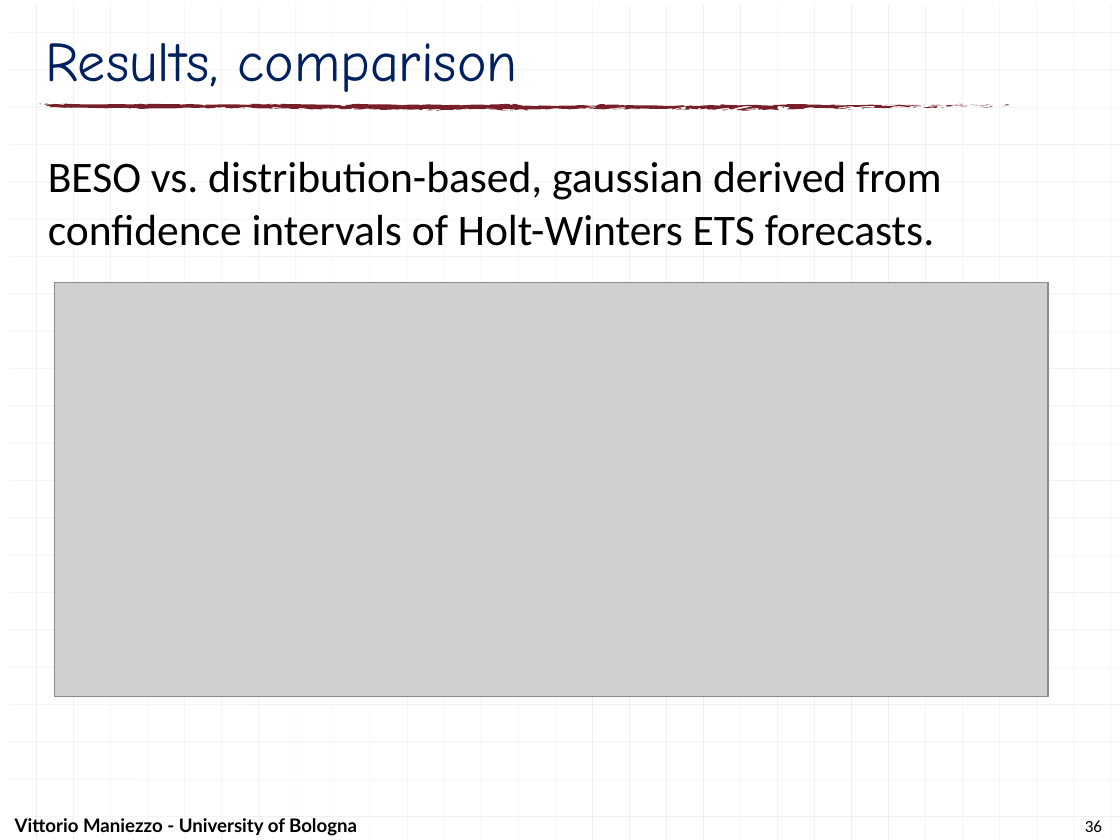
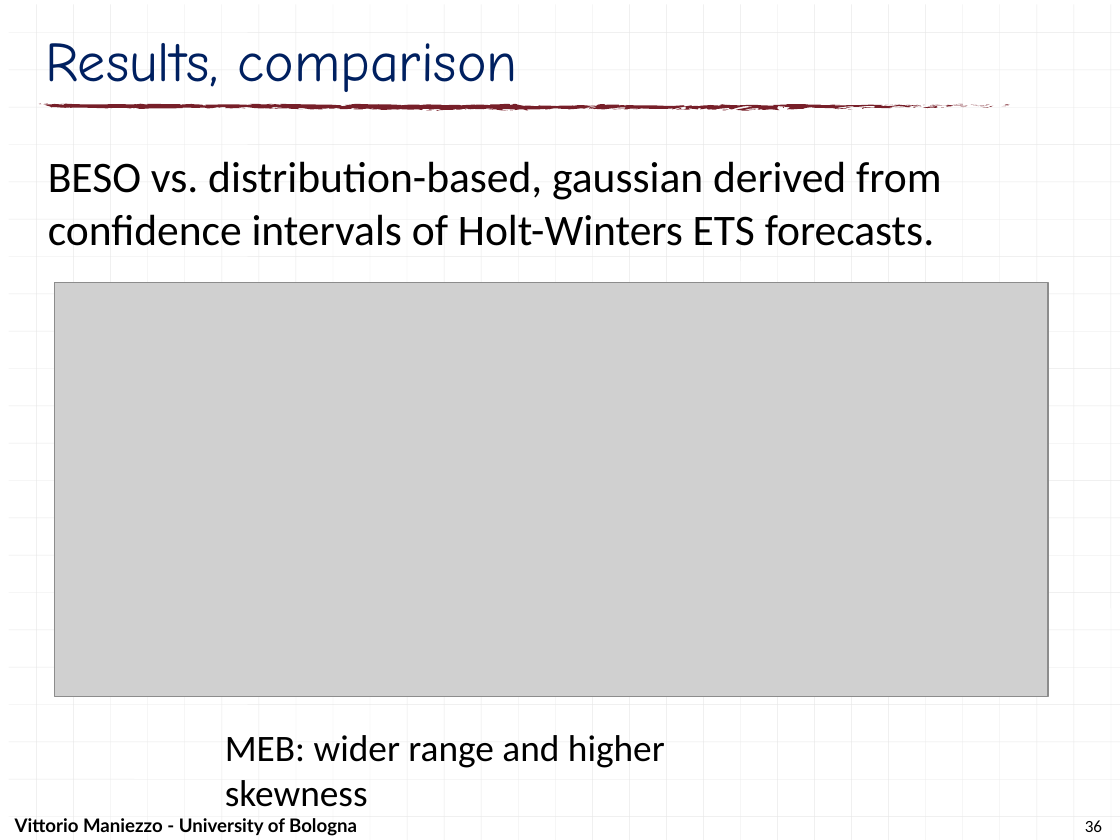
Before and after one commit to maniezzo/GDOforecast, a slide deck: slide 36 of doc/Schedulingseminar/schedulingSeminarXdock.pptx. Drawn at 1120x840 pixels with LibreOffice and Linux fonts; fonts in the diff are those of the drawing; grey boxes stand for pictures. Boxes give left, top, right and bottom in pixels: in the first picture for what was removed or moved away, otherwise in the second. Text is boxed around its words. In the diff, an @@ line names an element or a change of style, - is before the commit and + after.

```diff
--- a/doc/Schedulingseminar/schedulingSeminarXdock.pptx
+++ b/doc/Schedulingseminar/schedulingSeminarXdock.pptx
@@ text added at (225,735,665,807), 24 pt, text #000000 @@
+MEB: wider range and higher skewness
```
Also in this commit, not shown: 8 other slides changed, 1 other file.
